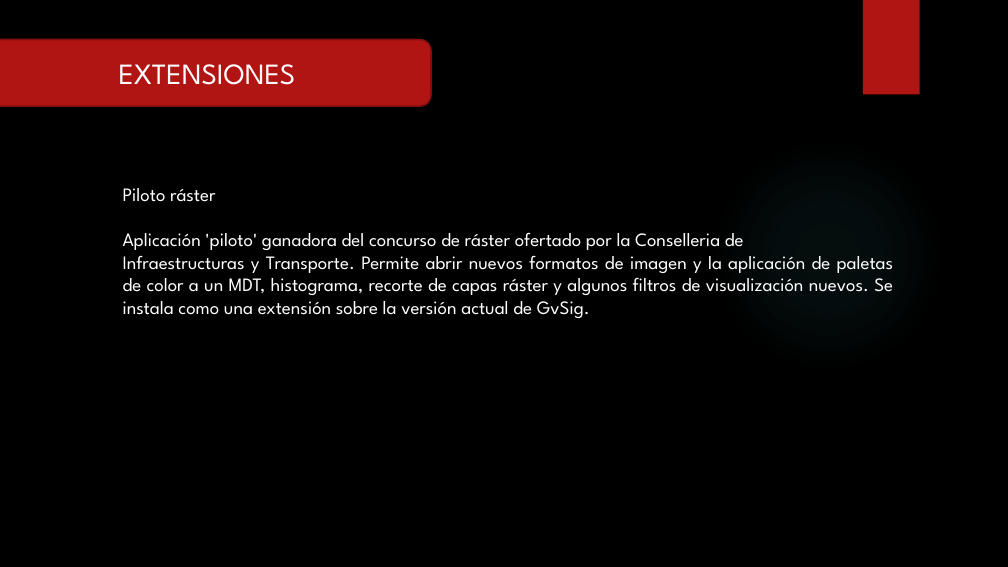
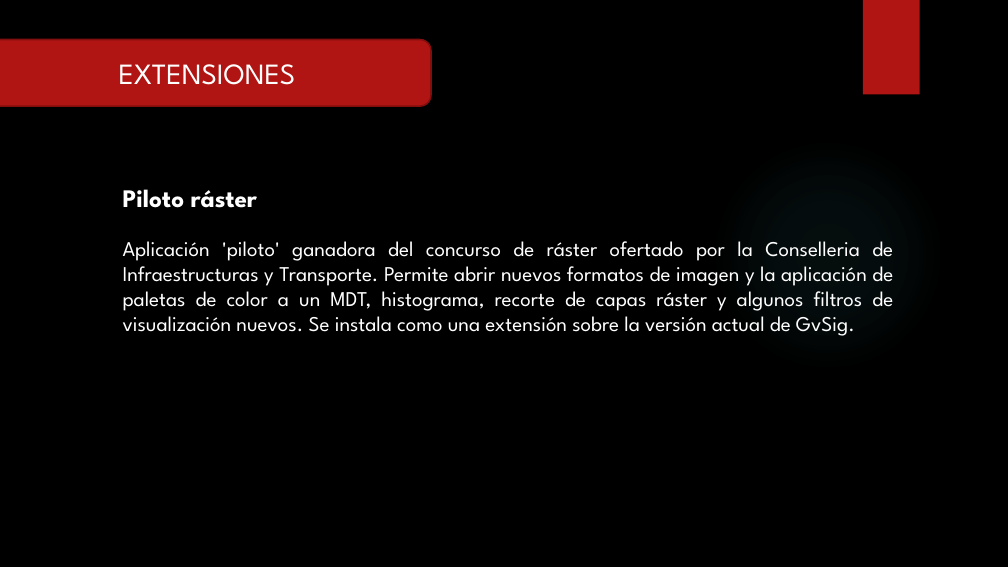
Before and after one commit to RFray/gvSIG, a slide deck: slide 13 of Expo-gvSIG.pptx. Drawn at 1008x567 pixels with LibreOffice and Linux fonts; fonts in the diff are those of the drawing; background and template pictures are left out. Boxes give left, top, right and bottom in pixels: in the first picture for what was removed or moved away, otherwise in the second. Text is boxed around its words. In the diff, an @@ line names an element or a change of style, - is before the commit and + after.

```diff
--- a/Expo-gvSIG.pptx
+++ b/Expo-gvSIG.pptx
@@ text at bbox=[123, 189, 257, 208]: size 18 to 24 pt, bold on in "Piloto ráster" @@
@@ text at bbox=[123, 241, 893, 336]: text changed; size 18 to 20 pt @@
-Aplicación 'piloto' ganadora del concurso de ráster ofertado por la Conselleria de
-Infraestructuras y Transporte. Permite abrir nuevos formatos de imagen y la aplicación de paletas de color a un MDT, histograma, recorte de capas ráster y algunos filtros de visualización nuevos. Se instala como una extensión sobre la versión actual de GvSig.
+Aplicación 'piloto' ganadora del concurso de ráster ofertado por la Conselleria de Infraestructuras y Transporte. Permite abrir nuevos formatos de imagen y la aplicación de paletas de color a un MDT, histograma, recorte de capas ráster y algunos filtros de visualización nuevos. Se instala como una extensión sobre la versión actual de GvSig.
```
Also in this commit, not shown: 11 other slides changed.
